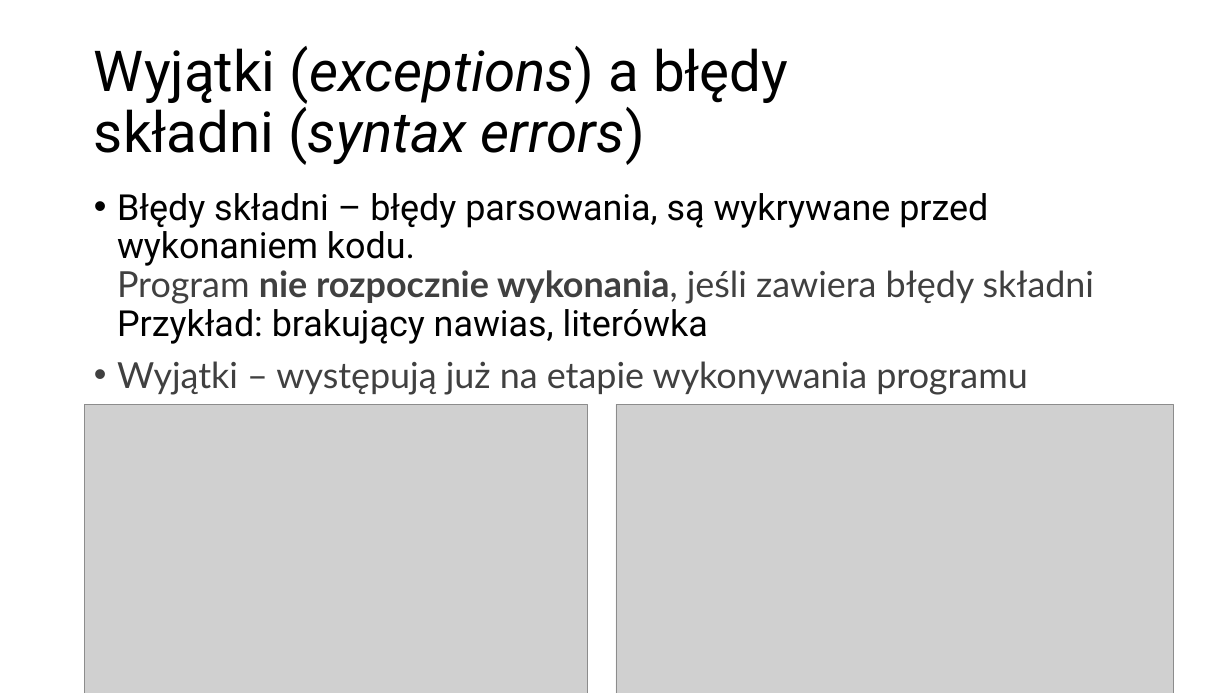
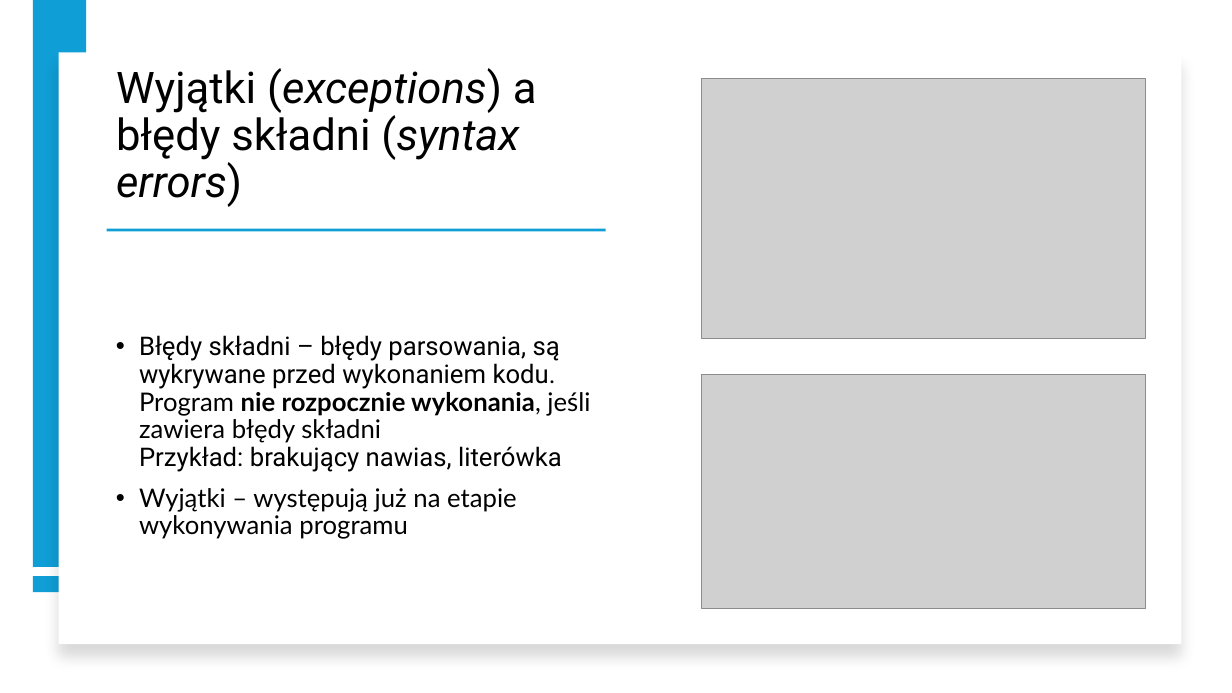
Before and after one commit to kirilol-ok/Python-jpwp, a slide deck: slide 5 of prezentacja.pptx. Drawn at 1232x693 pixels with LibreOffice and Linux fonts; fonts in the diff are those of the drawing; grey boxes stand for pictures. Boxes give left, top, right and bottom in pixels: in the first picture for what was removed or moved away, otherwise in the second. Text is boxed around its words. In the diff, an @@ line names an element or a change of style, - is before the commit and + after.

```diff
--- a/prezentacja.pptx
+++ b/prezentacja.pptx
@@ rectangle added at (33,0,86,567), fill #0F9ED5 @@
@@ rectangle added at (58,53,1181,645), fill #FFFFFF @@
@@ title "Wyjątki (exceptions) a błędy składni ...": place and size @@
-title "Wyjątki (exceptions) a błędy składni ..." at (94,46,788,165)
+title "Wyjątki (exceptions) a błędy składni ..." at (116,68,537,207)
@@ title "Wyjątki (exceptions) a błędy składni ..." at (116,68,537,207): size 44 to 34 pt; vertical alignment middle to bottom @@
@@ picture: place and size @@
-picture at (85,405,588,693)
+picture at (702,79,1146,338)
@@ rectangle added at (106,229,605,232), fill #0F9ED5 @@
@@ text "Błędy składni – błędy parsowania, ...": place and size @@
-text "Błędy składni – błędy parsowania, ..." at (117,193,1094,395)
+text "Błędy składni – błędy parsowania, ..." at (139,335,590,539)
@@ text "Błędy składni – błędy parsowania, ..." at (139,335,590,539): size 28 to 20 pt; text colour #404040 to #000000 in "Program nie rozpocznie wykonania, jeśli zawiera błędy ...", "Wyjątki – występują już na etapie wykonywania ..."; vertical alignment top to middle @@
@@ picture: place and size @@
-picture at (616,405,1174,693)
+picture at (702,374,1146,609)
@@ rectangle added at (33,576,87,592), fill #0F9ED5 @@
```
Also in this commit, not shown: 7 other slides changed, 1 slide added, 1 slide removed.
